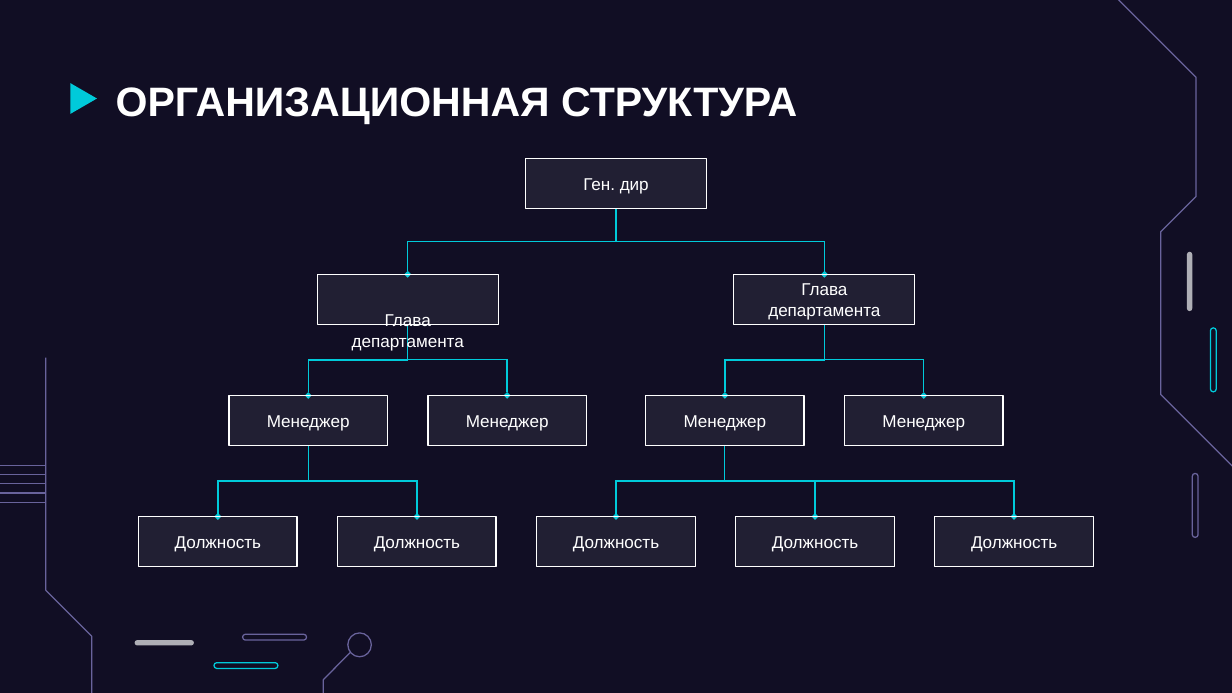
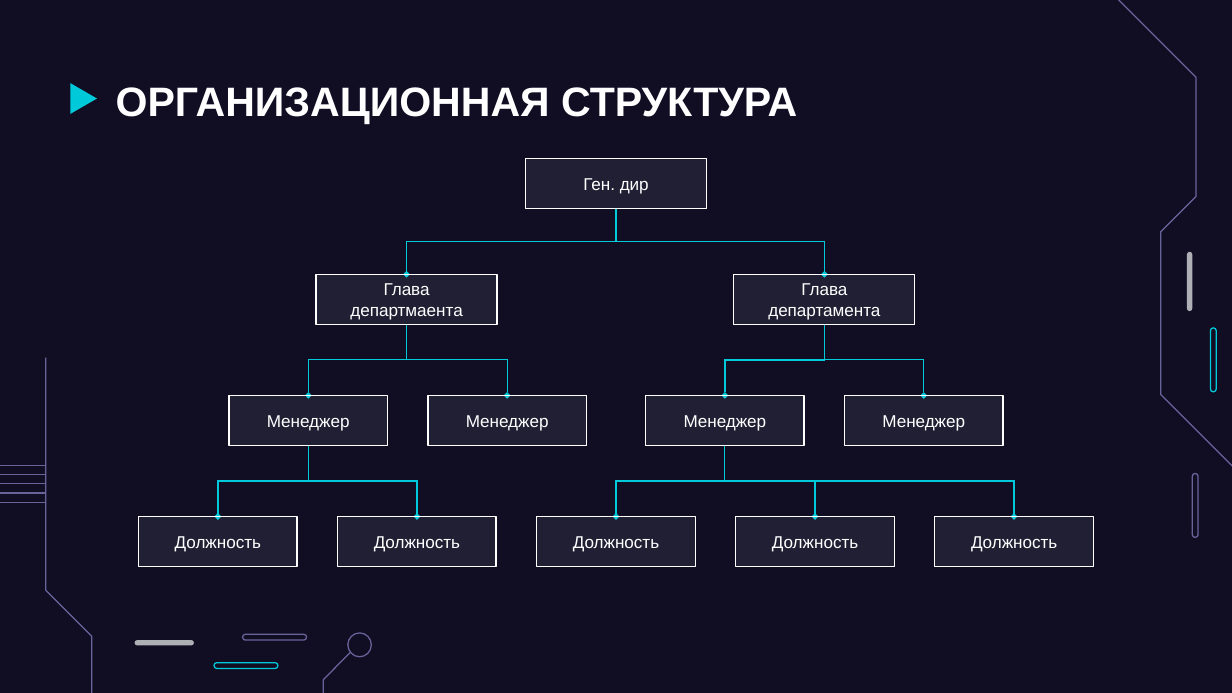
Before and after one commit to YazevStas/Presentation-Library, a slide deck: slide 1 of slides/slide_13.pptx. Drawn at 1232x693 pixels with LibreOffice and Linux fonts; fonts in the diff are those of the drawing. Boxes give left, top, right and bottom in pixels: in the first picture for what was removed or moved away, otherwise in the second. Text is boxed around its words. In the diff, an @@ line names an element or a change of style, - is before the commit and + after.

```diff
--- a/slides/slide_13.pptx
+++ b/slides/slide_13.pptx
@@ text in rectangle at (x1=350, y1=283, x2=462, y2=320): text changed @@
-Глава департамента
+Глава департмаента
@@ elbow arrow (308, 395) - (407, 324): route changed @@
@@ elbow arrow (407, 324) - (508, 395): route changed @@
```
Also in this commit, not shown: 55 other files.
